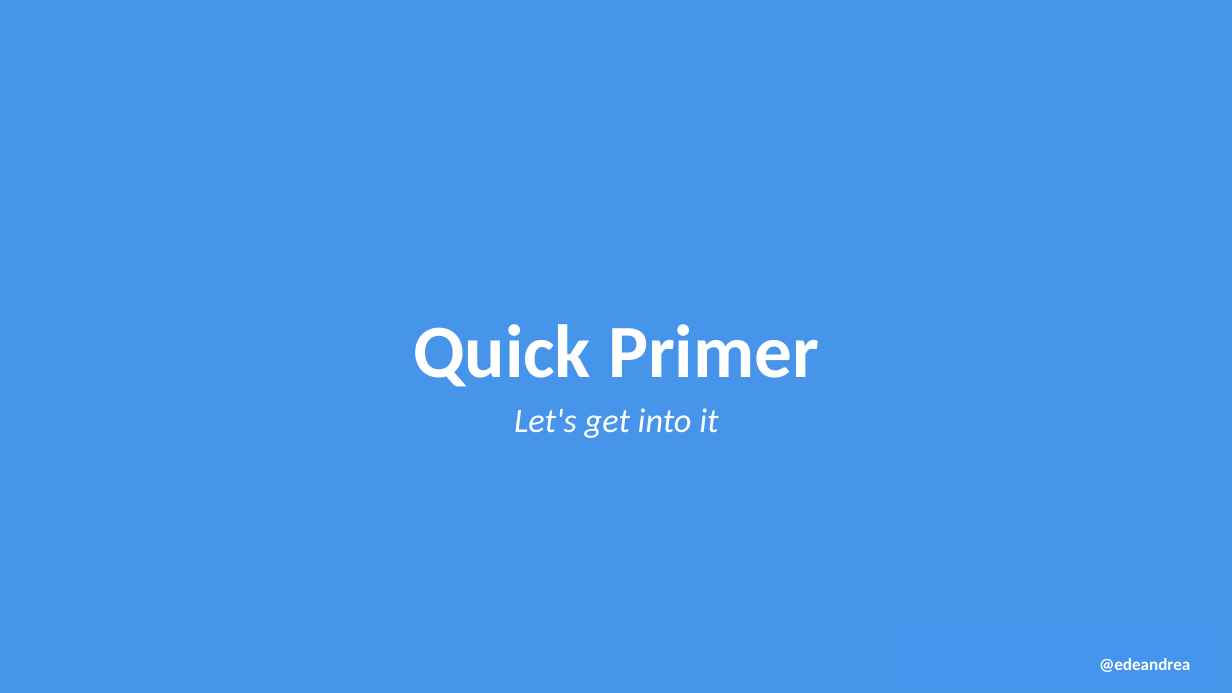
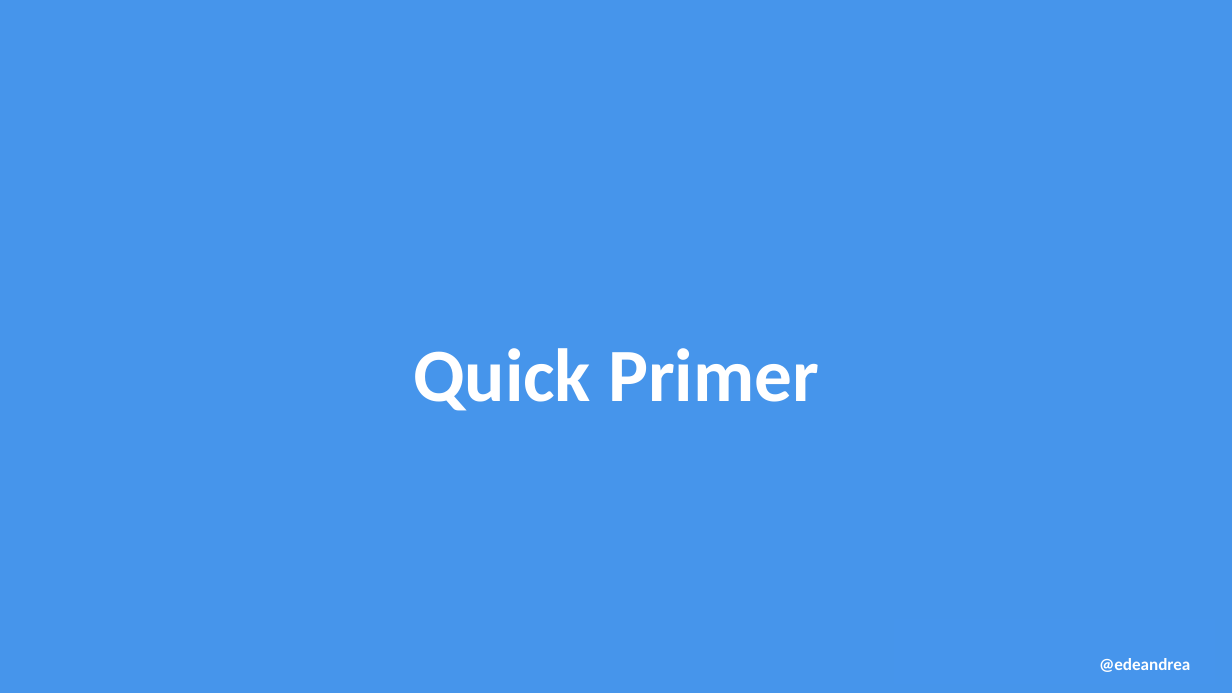
Before and after one commit to edeandrea/garbage-in-insight-out, a slide deck: slide 4 of docs/garbage-in-insight-out.pptx. Drawn at 1232x693 pixels with LibreOffice and Linux fonts; fonts in the diff are those of the drawing; background and template pictures are left out. Boxes give left, top, right and bottom in pixels: in the first picture for what was removed or moved away, otherwise in the second. Text is boxed around its words. In the diff, an @@ line names an element or a change of style, - is before the commit and + after.

```diff
--- a/docs/garbage-in-insight-out.pptx
+++ b/docs/garbage-in-insight-out.pptx
@@ text "Quick Primer": place and size @@
-text "Quick Primer" at bbox=[413, 324, 819, 438]
+text "Quick Primer" at bbox=[413, 348, 819, 411]
@@ text at bbox=[514, 408, 718, 438]: paragraph removed @@
-Let's get into it
```
Also in this commit, not shown: 1 other slide changed.
